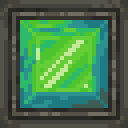
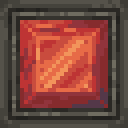
Two versions of the same layered image (128×128). Layer-by-layer changes:
hid "emerald_block" over bbox(20, 20, 108, 108)
hid "diamond_block" over bbox(20, 20, 108, 108)
hid group "Cobbles" (5 layers) over bbox(20, 20, 108, 108)
hid "Brick" over bbox(20, 20, 108, 108)
hid "Prismarine_Bricks" over bbox(20, 20, 108, 108)
hid "Prismarine_Dark" over bbox(20, 20, 108, 108)
hid group "Embers" (13 layers) over bbox(20, 20, 108, 108)
hid "CarvedStone" over bbox(20, 32, 108, 92)
showed "StoneBrickCracked #2" over bbox(20, 20, 108, 108)
